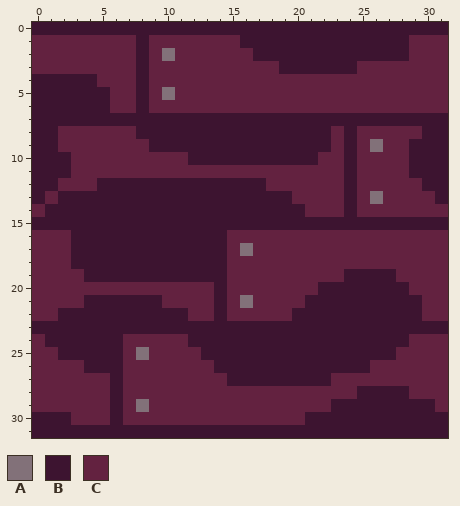
File history of a pixel-art sprite, Assets/sprites/bloklar/wood.png. Above: the version before the commit.
The file is 320x320 pixels, drawn in blocks of 10x10; one block is one cell here.
Palette (. is transparent): A #827179  B #3d1430  C #632240
Pixels before, first column x 0:
 0 BBBBBBBBBBBBBBBBBBBBBBBBBBBBBBBB
 1 CCCCCCCCBCCCCCCCBBBBBBBBBBBBBCCC
 2 CCCCCCCCBCACCCCCCBBBBBBBBBBBBCCC
 3 CCCCCCCCBCCCCCCCCCCBBBBBBCCCCCCC
 4 BBBBBCCCBCCCCCCCCCCCCCCCCCCCCCCC
 5 BBBBBBCCBCACCCCCCCCCCCCCCCCCCCCC
 6 BBBBBBCCBCCCCCCCCCCCCCCCCCCCCCCC
 7 BBBBBBBBBBBBBBBBBBBBBBBBBBBBBBBB
 8 BBCCCCCCBBBBBBBBBBBBBBBCBCCCCCBB
 9 BBCCCCCCCBBBBBBBBBBBBBBCBCACCBBB
10 BBBCCCCCCCCCBBBBBBBBBBCCBCCCCBBB
11 BBBCCCCCCCCCCCCCCCCCCCCCBCCCCBBB
12 BBCCCBBBBBBBBBBBBBCCCCCCBCCCCCBB
13 BCBBBBBBBBBBBBBBBBBBCCCCBCACCCCB
14 CBBBBBBBBBBBBBBBBBBBBCCCBCCCCCCC
15 BBBBBBBBBBBBBBBBBBBBBBBBBBBBBBBB
16 CCCBBBBBBBBBBBBCCCCCCCCCCCCCCCCC
17 CCCBBBBBBBBBBBBCACCCCCCCCCCCCCCC
18 CCCBBBBBBBBBBBBCCCCCCCCCCCCCCCCC
19 CCCCBBBBBBBBBBBCCCCCCCCCBBBBCCCC
20 CCCCCCCCCCCCCCBCCCCCCCBBBBBBBCCC
21 CCCCBBBBBBCCCCBCACCCCBBBBBBBBBCC
22 CCBBBBBBBBBBCCBCCCCCBBBBBBBBBBCC
23 BBBBBBBBBBBBBBBBBBBBBBBBBBBBBBBB
24 CBBBBBBCCCCCBBBBBBBBBBBBBBBBBCCC
25 CCBBBBBCACCCCBBBBBBBBBBBBBBBCCCC
26 CCCCBBBCCCCCCCBBBBBBBBBBBBCCCCCC
27 CCCCCCBCCCCCCCCBBBBBBBBCCCCCCCCC
28 CCCCCCBCCCCCCCCCCCCCCCCCCBBBBCCC
29 CCCCCCBCACCCCCCCCCCCCCCBBBBBBBBC
30 BBBCCCBCCCCCCCCCCCCCCBBBBBBBBBBB
31 BBBBBBBBBBBBBBBBBBBBBBBBBBBBBBBB
The result:
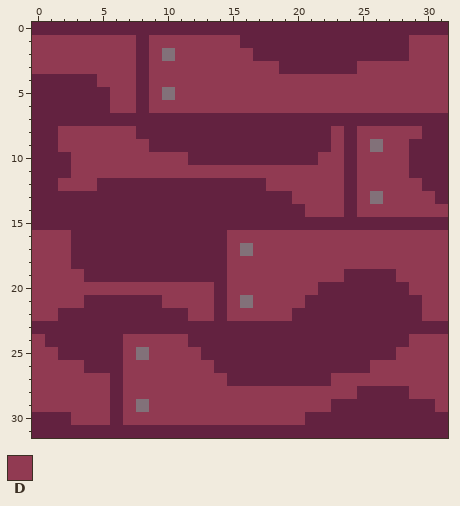
Colours new in this view: D #913a52
Difference:
Changed rows in their new state; - is an unchanged pixel.
first column x 0:
 0 CCCCCCCCCCCCCCCCCCCCCCCCCCCCCCCC
 1 DDDDDDDDCDDDDDDDCCCCCCCCCCCCCDDD
 2 DDDDDDDDCD-DDDDDDCCCCCCCCCCCCDDD
 3 DDDDDDDDCDDDDDDDDDDCCCCCCDDDDDDD
 4 CCCCCDDDCDDDDDDDDDDDDDDDDDDDDDDD
 5 CCCCCCDDCD-DDDDDDDDDDDDDDDDDDDDD
 6 CCCCCCDDCDDDDDDDDDDDDDDDDDDDDDDD
 7 CCCCCCCCCCCCCCCCCCCCCCCCCCCCCCCC
 8 CCDDDDDDCCCCCCCCCCCCCCCDCDDDDDCC
 9 CCDDDDDDDCCCCCCCCCCCCCCDCD-DDCCC
10 CCCDDDDDDDDDCCCCCCCCCCDDCDDDDCCC
11 CCCDDDDDDDDDDDDDDDDDDDDDCDDDDCCC
12 CCDDDCCCCCCCCCCCCCDDDDDDCDDDDDCC
13 C-CCCCCCCCCCCCCCCCCCDDDDCD-DDDDC
14 -CCCCCCCCCCCCCCCCCCCCDDDCDDDDDDD
15 CCCCCCCCCCCCCCCCCCCCCCCCCCCCCCCC
16 DDDCCCCCCCCCCCCDDDDDDDDDDDDDDDDD
17 DDDCCCCCCCCCCCCD-DDDDDDDDDDDDDDD
18 DDDCCCCCCCCCCCCDDDDDDDDDDDDDDDDD
19 DDDDCCCCCCCCCCCDDDDDDDDDCCCCDDDD
20 DDDDDDDDDDDDDDCDDDDDDDCCCCCCCDDD
21 DDDDCCCCCCDDDDCD-DDDDCCCCCCCCCDD
22 DDCCCCCCCCCCDDCDDDDDCCCCCCCCCCDD
23 CCCCCCCCCCCCCCCCCCCCCCCCCCCCCCCC
24 DCCCCCCDDDDDCCCCCCCCCCCCCCCCCDDD
25 DDCCCCCD-DDDDCCCCCCCCCCCCCCCDDDD
26 DDDDCCCDDDDDDDCCCCCCCCCCCCDDDDDD
27 DDDDDDCDDDDDDDDCCCCCCCCDDDDDDDDD
28 DDDDDDCDDDDDDDDDDDDDDDDDDCCCCDDD
29 DDDDDDCD-DDDDDDDDDDDDDDCCCCCCCCD
30 CCCDDDCDDDDDDDDDDDDDDCCCCCCCCCCC
31 CCCCCCCCCCCCCCCCCCCCCCCCCCCCCCCC
Changed places in both pictures, as pixel boxes (x1, y1, x2, y2):
changed: (32, 22, 448, 438)
